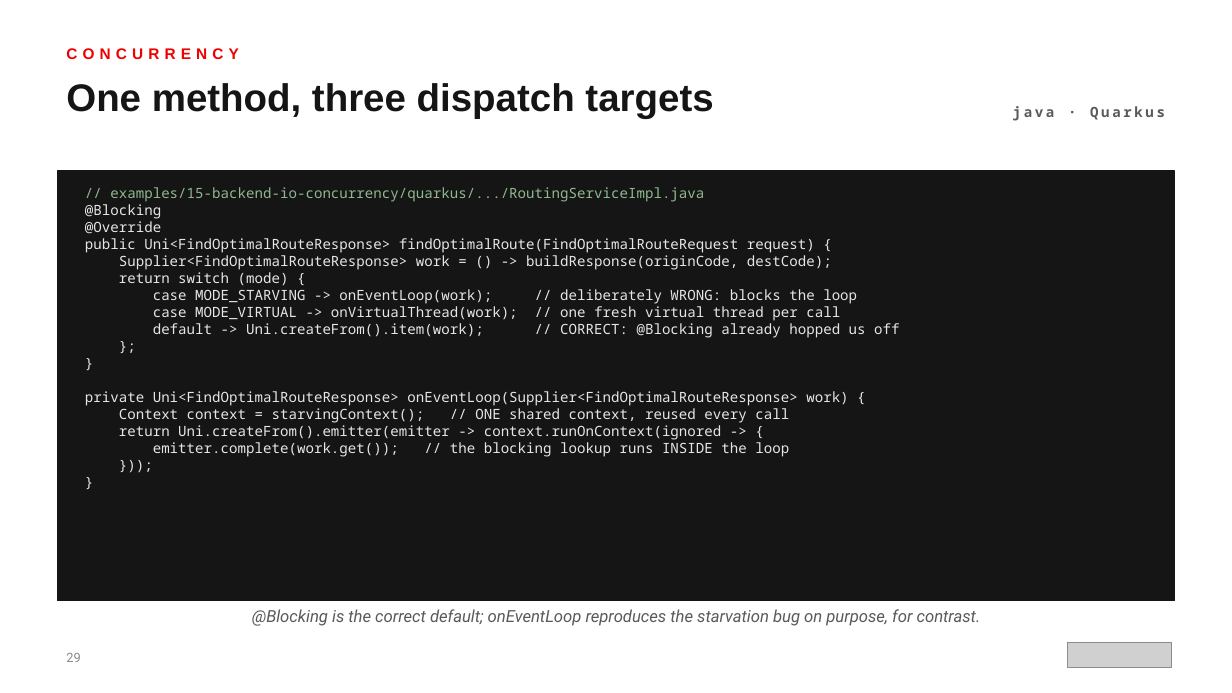
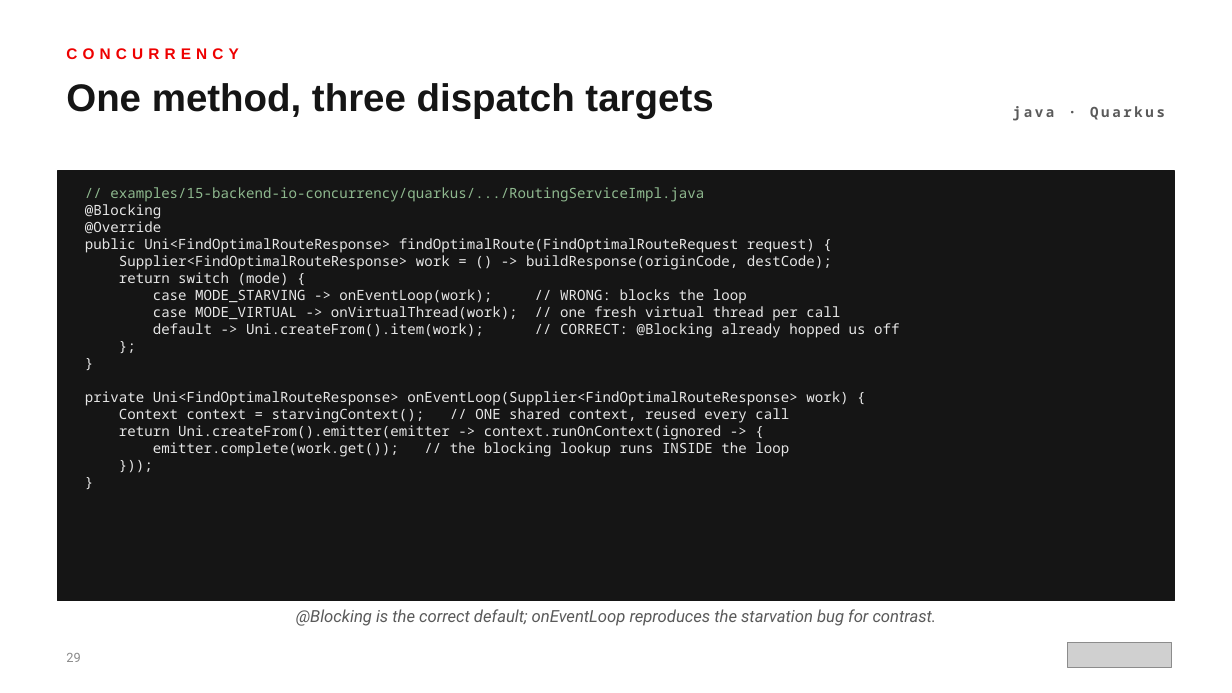
Before and after one commit to patterncatalyst/api-patterns-and-practices-grpc, a slide deck: slide 29 of presentation/api-patterns-grpc-quarkus/api-patterns-grpc-quarkus-r1.0.pptx. Drawn at 1232x693 pixels with LibreOffice and Linux fonts; fonts in the diff are those of the drawing; grey boxes stand for pictures. Boxes give left, top, right and bottom in pixels: in the first picture for what was removed or moved away, otherwise in the second. Text is boxed around its words. In the diff, an @@ line names an element or a change of style, - is before the commit and + after.

```diff
--- a/presentation/api-patterns-grpc-quarkus/api-patterns-grpc-quarkus-r1.0.pptx
+++ b/presentation/api-patterns-grpc-quarkus/api-patterns-grpc-quarkus-r1.0.pptx
@@ text at [85, 187, 899, 457]: text changed @@
-// examples/15-backend-io-concurrency/quarkus/.../RoutingServiceImpl.java
-@Blocking
-@Override
-public Uni<FindOptimalRouteResponse> findOptimalRoute(FindOptimalRouteRequest request) {
-Supplier<FindOptimalRouteResponse> work = () -> buildResponse(originCode, destCode);
-return switch (mode) {
-case MODE_STARVING -> onEventLoop(work); // deliberately WRONG: blocks the loop
-case MODE_VIRTUAL -> onVirtualThread(work); // one fresh virtual thread per call
-default -> Uni.createFrom().item(work); // CORRECT: @Blocking already hopped us off
-};
-}
-private Uni<FindOptimalRouteResponse> onEventLoop(Supplier<FindOptimalRouteResponse> work) {
-Context context = starvingContext(); // ONE shared context, reused every call
-return Uni.createFrom().emitter(emitter -> context.runOnContext(ignored -> {
-emitter.complete(work.get()); // the blocking lookup runs INSIDE the loop
-}));
-}
+// examples/15-backend-io-concurrency/quarkus/.../RoutingServiceImpl.java
+@Blocking
+@Override
+public Uni<FindOptimalRouteResponse> findOptimalRoute(FindOptimalRouteRequest request) {
+Supplier<FindOptimalRouteResponse> work = () -> buildResponse(originCode, destCode);
+return switch (mode) {
+case MODE_STARVING -> onEventLoop(work); // WRONG: blocks the loop
+case MODE_VIRTUAL -> onVirtualThread(work); // one fresh virtual thread per call
+default -> Uni.createFrom().item(work); // CORRECT: @Blocking already hopped us off
+};
+}
+private Uni<FindOptimalRouteResponse> onEventLoop(Supplier<FindOptimalRouteResponse> work) {
+Context context = starvingContext(); // ONE shared context, reused every call
+return Uni.createFrom().emitter(emitter -> context.runOnContext(ignored -> {
+emitter.complete(work.get()); // the blocking lookup runs INSIDE the loop
+}));
+}
@@ text at [296, 609, 937, 626]: text changed @@
-@Blocking is the correct default; onEventLoop reproduces the starvation bug on purpose, for contrast.
+@Blocking is the correct default; onEventLoop reproduces the starvation bug for contrast.
```
Also in this commit, not shown: 3 other slides changed, 5 other files.
